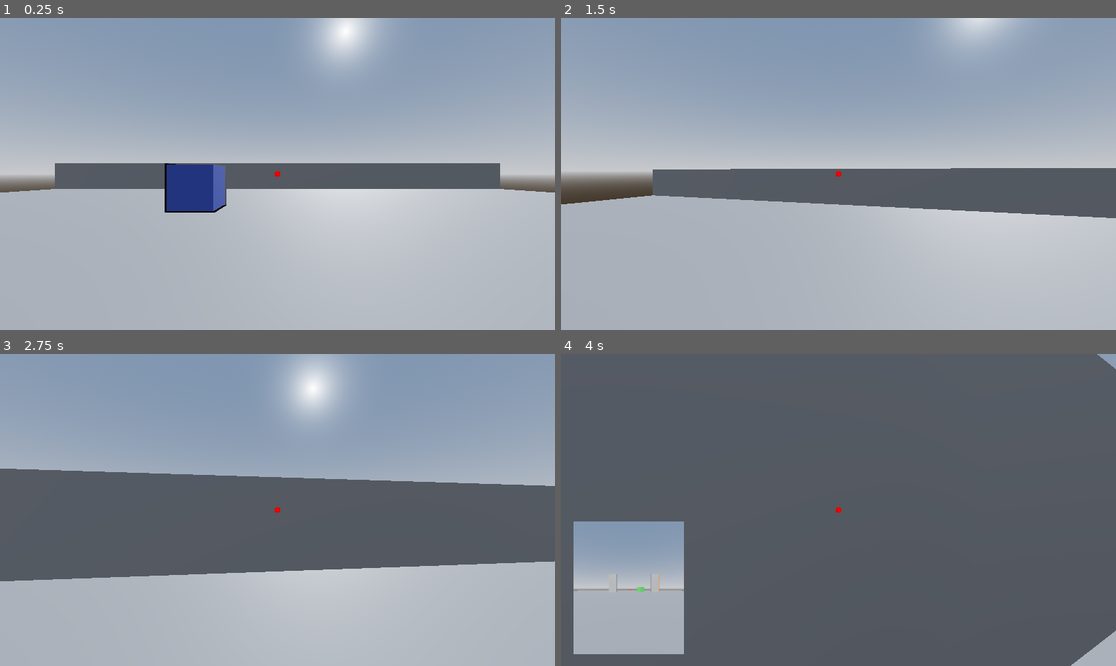
Above: before the commit, frames 1-4 (two rows, left to right).
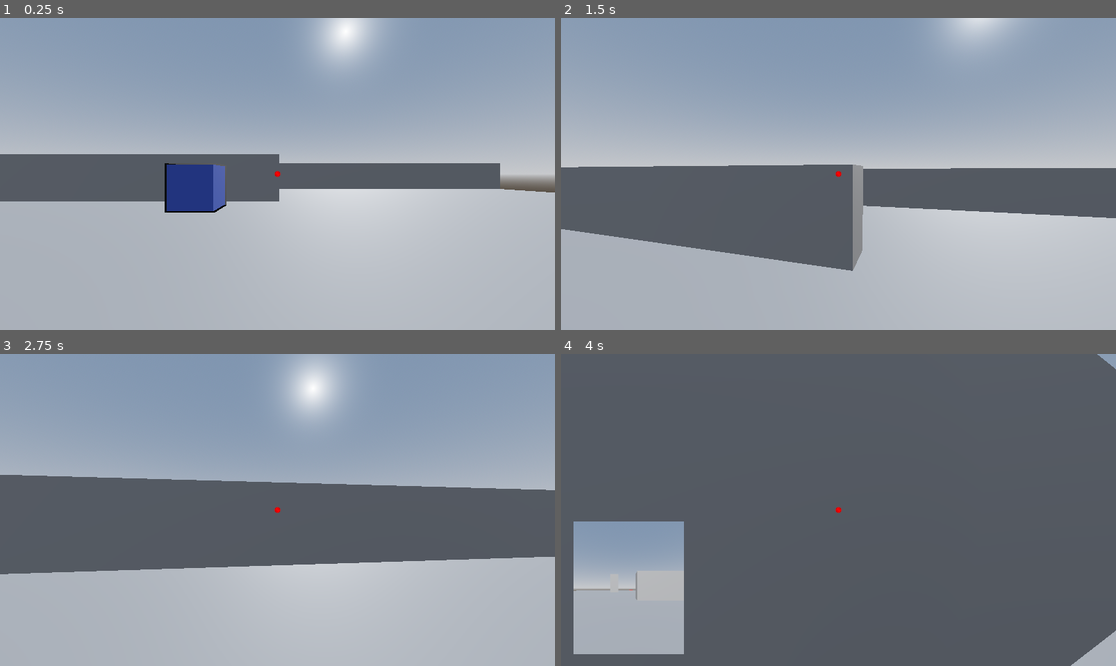
Above: after the commit, the same moments.

Repository: AntoninHUDRY/Q_panic
Game: Godot game, scene res://CameraTest.tscn
Same seed, same stepped clock (60 frames per second), same inputs: the game is played once before the commit and once after it.
Inputs (mouse positions are in pixels of both pictures, inside the frame that each line leads up to):
- Up to frame 1 (0.25 s): no input
- Up to frame 2 (1.5 s): move the mouse to (866, 174) at 0.52 s; hold W (up) from 0.53 s (still down); tap C (clear_minicam) at 0.6 s; click (866, 174) at 0.67 s; tap Space (jump) at 0.77 s; move the mouse to (810, 174) at 1.27 s; tap Ctrl (crouch) at 1.35 s
- Up to frame 3 (2.75 s): keep holding W (up); tap Space (jump) at 1.52 s; move the mouse to (288, 503) at 2.02 s; hold E (interact) from 2.03 s (still down)
- Up to frame 4 (4 s): keep holding W (up); move the mouse to (832, 516) at 2.77 s; release E (interact) at 2.78 s; right-click (832, 516) at 2.85 s; click (832, 516) at 2.92 s; tap Space (jump) at 3.02, 3.77 s; move the mouse to (877, 513) at 3.52 s; tap Shift (sprint) at 3.6 s

The runs differ from the first frame. In frame 1, 3.7% of the frame differs, in the area x 0-51%, y 43-59%; in frame 2, 11%, in the area x 0-55%, y 46-82%; in frame 3, 3.6%; in frame 4, 0.1%.

Commit message:
Make camera work with walls

Diff:
--- a/Camera/IntersectionDetectingCamera.gd
+++ b/Camera/IntersectionDetectingCamera.gd
@@ -21,6 +21,7 @@
 func _init():
 	area = Area3D.new()
 	area.set_collision_layer_value(1, false)
+	area.set_collision_mask_value(1, false)
 	area.set_collision_mask_value(3, true)
 	var collision_shape = CollisionShape3D.new()
 	shape = ConvexPolygonShape3D.new()
@@ -30,4 +31,42 @@
 
 func get_intersections() -> Array[Node3D]:
 	shape.points = get_pyramid_points()
-	return area.get_overlapping_bodies()
+	var candidates = area.get_overlapping_bodies()
+	var result: Array[Node3D] = []
+	for candidate in candidates:
+		var owners = candidate.get_shape_owners()
+		assert(len(owners) == 1)
+		var owner_id = owners[0]
+		var owner: CollisionShape3D = candidate.shape_owner_get_owner(owner_id)
+		var found_clear_path = false
+		for i in range(candidate.shape_owner_get_shape_count(owner_id)):
+			if found_clear_path:
+				break
+			var debug_mesh = candidate.shape_owner_get_shape(owner_id, i).get_debug_mesh()
+			assert(debug_mesh.get_surface_count() == 1)
+			var all_verticies = debug_mesh.surface_get_arrays(0)[0]
+			var unique_vectors = {}
+			for vec in all_verticies:
+				if vec in unique_vectors:
+					continue
+				var global_pos = owner.global_transform * vec
+				var exclude = [candidate.get_rid()]
+				if not ray_intersect(global_pos, exclude):
+					found_clear_path = true
+					break
+				unique_vectors[vec]=true
+		if found_clear_path:
+			result.append(candidate)
+	return result
+
+func ray_intersect(target_pos, exclude_rids):
+	var space_state = get_world_3d().direct_space_state
+	var screen_center = Vector2(get_viewport().get_visible_rect().size.x / 2, get_viewport().get_visible_rect().size.y / 2)
+	var from = project_ray_origin(screen_center)
+	#var ray_direction = project_ray_normal(screen_center)
+	#var to = from + ray_direction * SCALE_UP_FACTOR
+	var collision_mask = 0b1 # Environment layer
+	var query = PhysicsRayQueryParameters3D.create(from, target_pos, collision_mask, exclude_rids)
+	var result = space_state.intersect_ray(query)
+	if "position" in result:
+		return true
--- a/CameraTest.tscn
+++ b/CameraTest.tscn
@@ -41,6 +41,12 @@
 
 [sub_resource type="BoxShape3D" id="BoxShape3D_mgkqc"]
 size = Vector3(32, 2, 1)
+
+[sub_resource type="BoxMesh" id="BoxMesh_iru4l"]
+size = Vector3(16, 2, 1)
+
+[sub_resource type="BoxShape3D" id="BoxShape3D_li12p"]
+size = Vector3(16, 2, 1)
 
 [node name="Node3D" type="Node3D"]
 
@@ -76,7 +82,7 @@
 material = SubResource("StandardMaterial3D_g63la")
 
 [node name="Cube3" parent="EntangledGroup" instance=ExtResource("3_8b4es")]
-transform = Transform3D(0.586217, 0.620623, 0.520746, -0.810154, 0.449075, 0.376805, 0, -0.642774, 0.766056, -2.62428, 1.16683, 3.70411)
+transform = Transform3D(0.586217, 0.620623, 0.520746, -0.810154, 0.449075, 0.376805, 0, -0.642774, 0.766056, -5.17939, 1.16683, -11.9183)
 material = SubResource("StandardMaterial3D_ny6dm")
 
 [node name="Player" parent="." node_paths=PackedStringArray("mini_camera", "quantum_controller") instance=ExtResource("4_jlm4d")]
@@ -123,3 +129,14 @@
 
 [node name="Door2" parent="." instance=ExtResource("11_roepf")]
 transform = Transform3D(1, 0, 0, 0, 1, 0, 0, 0, 1, 2.99172, 1.59217, 0)
+
+[node name="Wall2" type="StaticBody3D" parent="."]
+transform = Transform3D(1, 0, 0, 0, 1, 0, 0, 0, 1, -7.93942, 0.905261, -8.47043)
+
+[node name="MeshInstance3D" type="MeshInstance3D" parent="Wall2"]
+transform = Transform3D(1, 0, 0, 0, 1, 0, 0, 0, 1, 0, -0.06, 0)
+mesh = SubResource("BoxMesh_iru4l")
+
+[node name="CollisionShape3D" type="CollisionShape3D" parent="Wall2"]
+transform = Transform3D(1, 0, 0, 0, 1, 0, 0, 0, 1, 0, -0.06, 0)
+shape = SubResource("BoxShape3D_li12p")
--- a/quantum/QuantumController.gd
+++ b/quantum/QuantumController.gd
@@ -18,7 +18,7 @@
 func _ready():
 	print("Creating QuantumController with ", cameras.size(), " cameras and ", entangled_groups.size(), " entangled groups")
 
-func _process(_delta):
+func _physics_process(_delta):
 	var collisions = get_camera_collisions()
 	#if len(collisions) > 0:
 	#	print("Collisions: ",collisions)
Not shown: 1 places in CameraTest.tscn that only renumber resources
